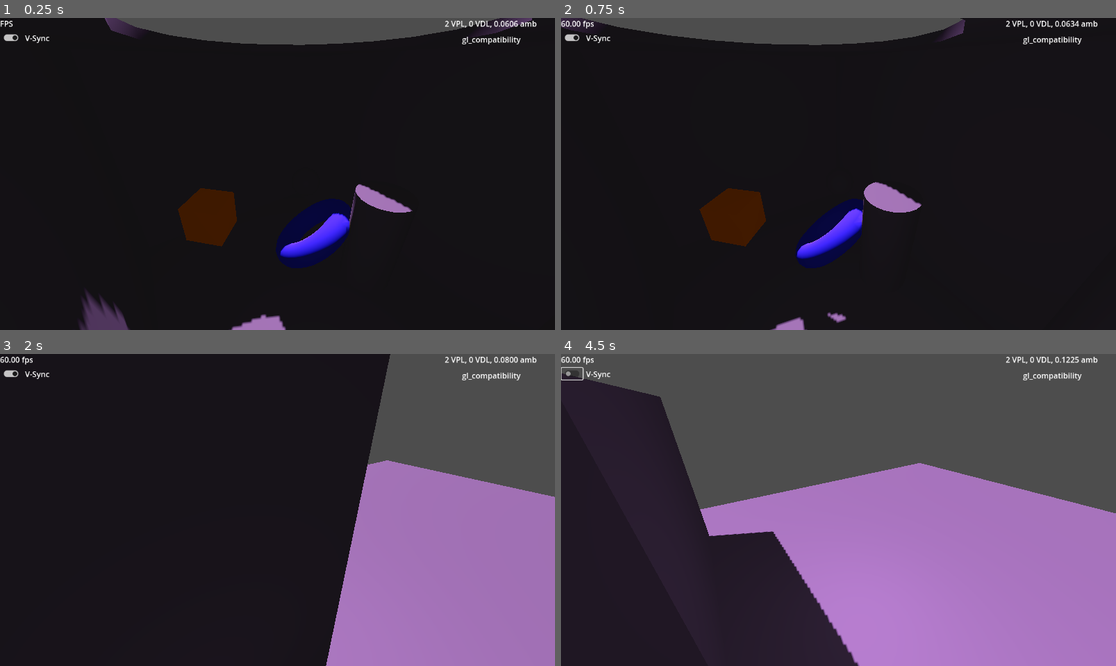
Above: before the commit, frames 1-4 (two rows, left to right).
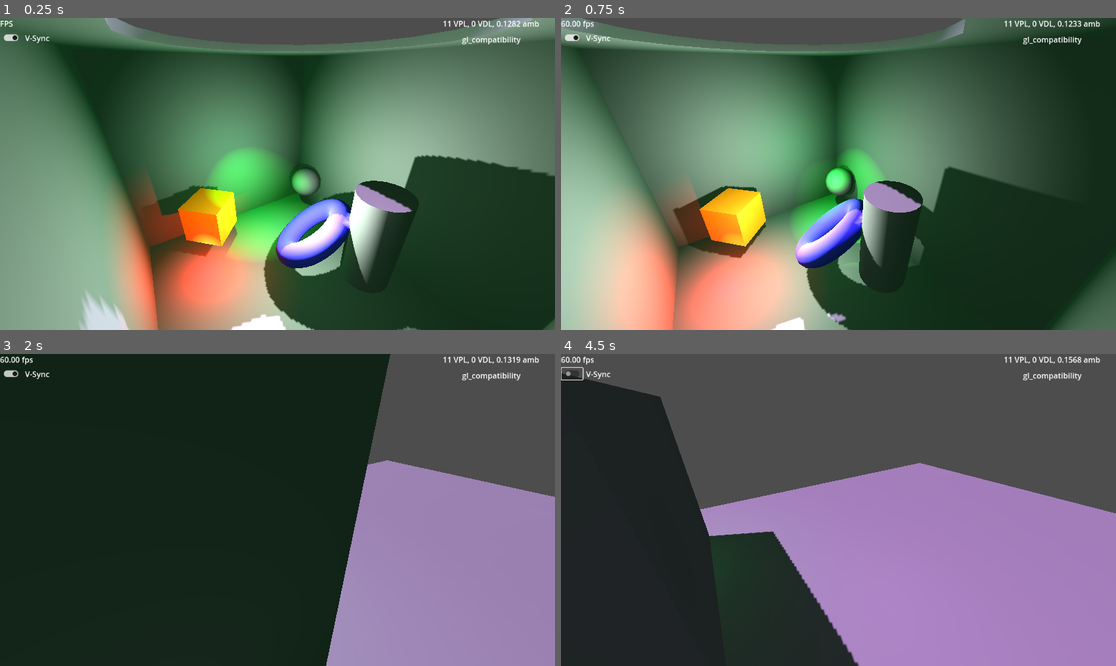
Above: after the commit, the same moments.

Repository: GregPickering/O1S_FauxGI
Game: Godot game, scene res://Scenes/scene_3d.tscn
Same seed, same stepped clock (60 frames per second), same inputs: the game is played once before the commit and once after it.
Inputs (mouse positions are in pixels of both pictures, inside the frame that each line leads up to):
- Up to frame 1 (0.25 s): no input
- Up to frame 2 (0.75 s): tap Enter at 0.5 s; move the mouse to (960, 158) at 0.52 s; hold D from 0.53 s (still down); tap G at 0.6 s; click (960, 158) at 0.67 s
- Up to frame 3 (2 s): release D at 1.25 s; drag from (166, 525) to (249, 572) at 1.27 s
- Up to frame 4 (4.5 s): click (572, 372) at 2 s; move the mouse to (894, 441) at 2.77 s; hold D 2.78-3.5 s; tap E at 2.85 s; drag from (810, 572) to (672, 463) at 3.52 s; move the mouse to (1005, 556) at 4.27 s; hold A from 4.28 s (still down); tap Q at 4.35 s

The runs differ from the first frame. In frame 1, 94% of the frame differs, in the area x 0-100%, y 0-100%; in frame 2, 91%; in frame 3, 0.2%; in frame 4, 1.2%.

Commit message:
VPLs can cast shadows
VPLs can cast shadows now, but there are performance considerations. Off by default.

Diff:
--- a/O1S_FauxGI/faux_gi.gd
+++ b/O1S_FauxGI/faux_gi.gd
@@ -34,6 +34,8 @@
 
 ## VPLs use omni *AND* spot (180 deg), Compatibility's per-mesh limit is "8 spot + 8 omni"
 const VPLs_use_spots : bool = true
+## VPLs  cast shadows; if you enable, slower and VPLs_use_spots should be false
+const VPLS_cast_shadows : bool = false
 ## Do we want to spawn VPLs for source lights which don't cast shadows?
 const include_shadowless : bool = false
 ## Do we want to hotkey GTRL+G to toggle FauxGI?
@@ -703,6 +705,10 @@
 			RenderingServer.light_set_param( light, RenderingServer.LIGHT_PARAM_SPECULAR, 0.0 )
 			if spot_instead:
 				RenderingServer.light_set_param( light, RenderingServer.LIGHT_PARAM_SPOT_ANGLE, 180.0 )
+			if VPLS_cast_shadows:
+				if not spot_instead:
+					RenderingServer.light_omni_set_shadow_mode( light, RenderingServer.LIGHT_OMNI_SHADOW_CUBE )
+				RenderingServer.light_set_shadow( light, true )
 			# keep a copy around
 			VPL_inst.append( instance )
 			VPL_light.append( light )
--- a/Scenes/scene_3d.tscn
+++ b/Scenes/scene_3d.tscn
@@ -9,8 +9,8 @@
 
 [sub_resource type="Environment" id="Environment_q5cge"]
 ambient_light_source = 2
-ambient_light_color = Color(0.925428, 0.847901, 0.958116, 1)
-ambient_light_energy = 0.0807986
+ambient_light_color = Color(0.622614, 0.967895, 0.689203, 1)
+ambient_light_energy = 0.16001
 tonemap_mode = 3
 volumetric_fog_density = 0.271
 
@@ -80,13 +80,12 @@
 size = Vector3(15.4212, 0.1, 36.4354)
 
 [node name="SpinSpot" type="Node3D" parent="."]
-transform = Transform3D(0.0957024, 0, -0.99541, 0, 1, 0, 0.99541, 0, 0.0957024, 0, 0, 0)
+transform = Transform3D(-0.313682, 0, -0.949528, 0, 1, 0, 0.949528, 0, -0.313682, 0, 0, 0)
 script = ExtResource("3_ok1gl")
 speed = -1.795
 
 [node name="SpotLight3D" type="SpotLight3D" parent="SpinSpot"]
 transform = Transform3D(0.952537, 0.131593, -0.274512, 0.304381, -0.396676, 0.866026, 0.00507104, -0.908477, -0.417903, 0.79985, 3.19763, -0.713908)
-visible = false
 light_color = Color(0.192157, 1, 0.32549, 1)
 light_energy = 2.0
 shadow_enabled = true
@@ -95,12 +94,11 @@
 
 [node name="OmniLight3D" type="OmniLight3D" parent="SpinSpot"]
 transform = Transform3D(-0.128348, 0, -0.991729, 0, 1, 0, 0.991729, 0, -0.128348, -0.711475, 1.74288, -0.629222)
-visible = false
 light_energy = 1.5
 shadow_enabled = true
 
 [node name="SpinDir" type="Node3D" parent="."]
-transform = Transform3D(-0.995421, 0, 0.0955834, 0, 1, 0, -0.0955834, 0, -0.995421, 0, 0, 0)
+transform = Transform3D(0.92294, 0, 0.384944, 0, 1, 0, -0.384944, 0, 0.92294, 0, 0, 0)
 script = ExtResource("3_ok1gl")
 speed = 0.42
 
@@ -115,7 +113,6 @@
 
 [node name="OmniLight3D" type="OmniLight3D" parent="SpinDir"]
 transform = Transform3D(-0.859002, 0, 0.511972, 0, 1, 0, -0.511972, 0, -0.859002, 2.056, -0.19, -0.521)
-visible = false
 light_color = Color(1, 0, 0, 1)
 shadow_enabled = true
 omni_range = 3.0
@@ -150,7 +147,7 @@
 offset_left = -261.0
 offset_bottom = 23.0
 grow_horizontal = 0
-text = "2 VPL, 0 VDL, 0.0808 amb "
+text = "11 VPL, 0 VDL, 0.1600 amb "
 horizontal_alignment = 1
 
 [node name="RendererLabel" type="Label" parent="UICanvas"]
